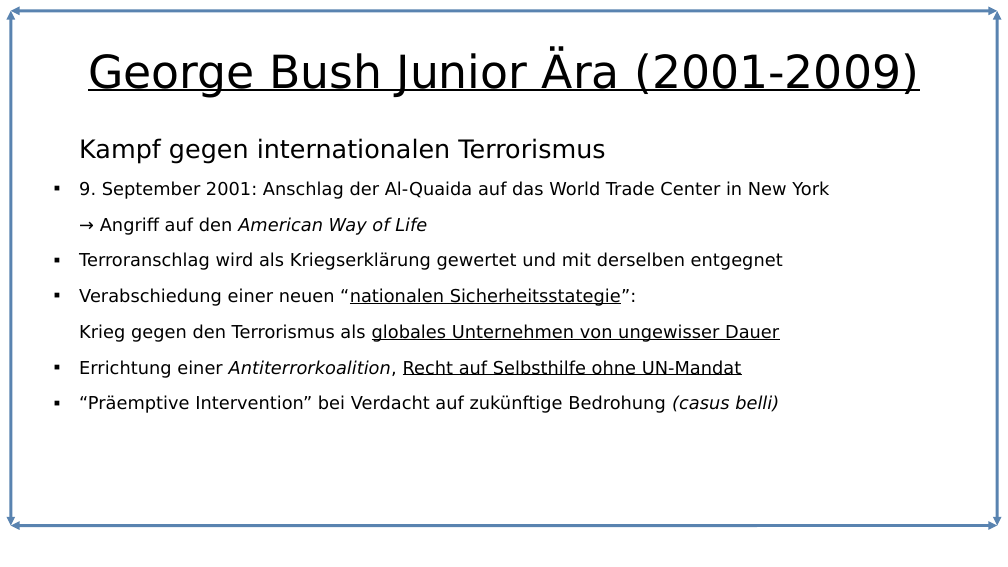
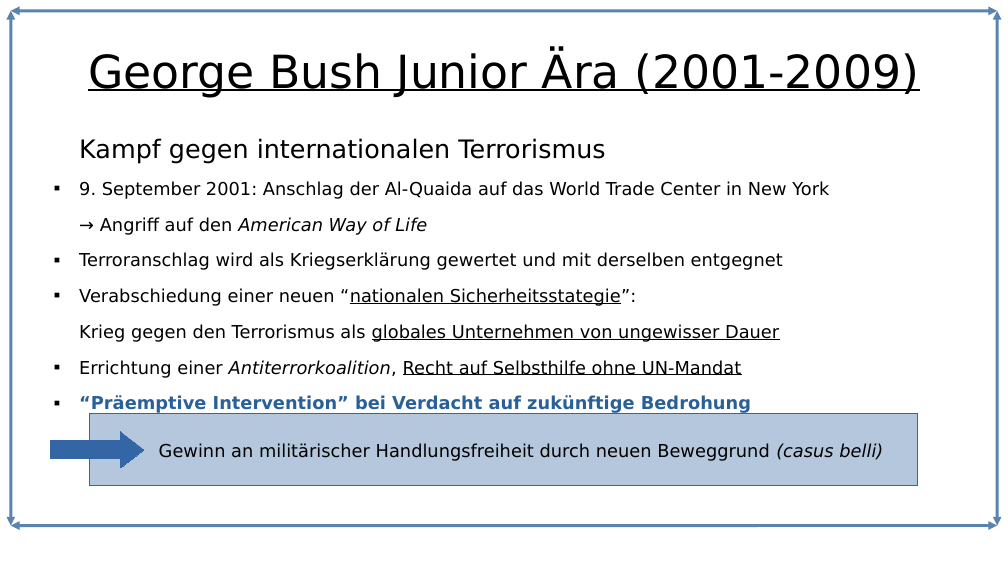
Before and after one commit to Lacrimus/Referat-Geschichte-USA-die-einzig-verbleibende-Weltmacht-, a slide deck: slide 8 of USA-die-einzig-verbleibende-Weltmacht.odp (slide 6 before the commit). Drawn at 1008x567 pixels with LibreOffice and Linux fonts; fonts in the diff are those of the drawing. Boxes give left, top, right and bottom in pixels: in the first picture for what was removed or moved away, otherwise in the second. Text is boxed around its words. In the diff, an @@ line names an element or a change of style, - is before the commit and + after.

```diff
--- a/USA-die-einzig-verbleibende-Weltmacht.odp
+++ b/USA-die-einzig-verbleibende-Weltmacht.odp
@@ text at box(79, 395, 751, 414): text changed; text colour #000000 to #2A6099; bold on @@
-■ “Präemptive Intervention” bei Verdacht auf zukünftige Bedrohung (casus belli)
+■ “Präemptive Intervention” bei Verdacht auf zukünftige Bedrohung
@@ rectangle added at box(90, 414, 918, 487), fill #B4C7DC, outline #3465A4 0 pt, 14 pt, text #000000 @@
+■ Gewinn an militärischer Handlungsfreiheit durch neuen Beweggrund (casus belli)
@@ right arrow added at box(50, 432, 144, 467), fill #3465A4, outline #3465A4 0 pt @@
```
Also in this commit, not shown: 16 other slides changed, 3 slides added, 1 slide removed, 9 other files.
